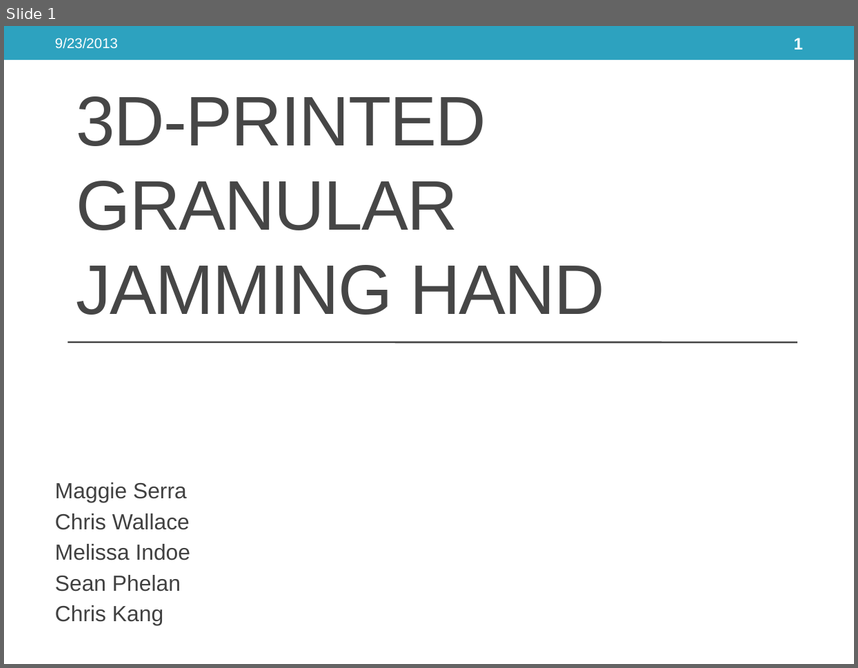
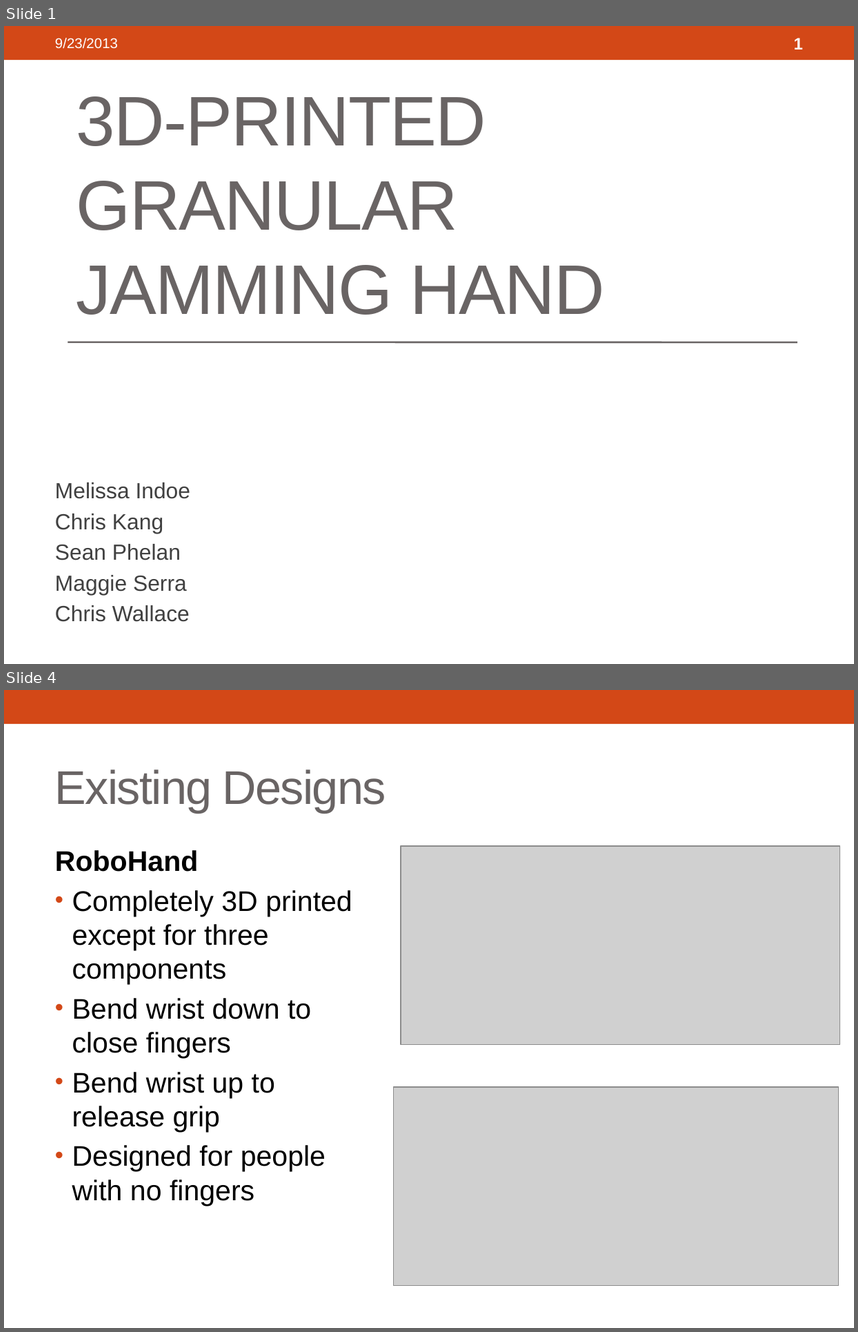
Before and after one commit to 3D-Printed-Granular-Jamming-Hand/3d-printed-granular-jamming-hand, a slide deck: ProgressReports/Presentation 1 Segments/3d-Printed Granular Jamming Hand.pptx. Shown one above the other, each under a label of ours: slide 1 before the commit, slides 1 and 4 after it; the slides between them are not shown. The pictures are 858x668 and 858x1332 pixels, drawn with LibreOffice and Linux fonts; fonts in the diff are those of the drawing; grey boxes stand for pictures. Boxes give left, top, right and bottom in pixels: in the first picture for what was removed or moved away, otherwise in the second. Text is boxed around its words. In the diff, an @@ line names an element or a change of style, - is before the commit and + after.

```diff
--- a/ProgressReports/Presentation 1 Segments/3d-Printed Granular Jamming Hand.pptx
+++ b/ProgressReports/Presentation 1 Segments/3d-Printed Granular Jamming Hand.pptx
@@ slide 4 added at bbox=[4, 690, 854, 1328], background #FFFFFF; not listed: 1 template element that a slide beside it also shows @@
@@ title added at bbox=[55, 769, 386, 813], 40 pt, text #696464 @@
+Existing Designs
@@ text added at bbox=[55, 850, 352, 1205], 24 pt, text #000000 @@
+RoboHand
+• Completely 3D printed except for three components
+• Bend wrist down to close fingers
+• Bend wrist up to release grip
+• Designed for people with no fingers
@@ picture added at bbox=[401, 845, 840, 1044] @@
@@ picture added at bbox=[393, 1087, 838, 1285] @@
@@ slide 1 changed as well @@
@@ rectangle at bbox=[4, 26, 854, 60]: fill #2DA2BF to #D34817 @@
@@ title "3D-PRINTED GRANULAR JAMMING HAND" at bbox=[76, 96, 605, 314]: text colour #464646 to #696464 @@
@@ line (67, 342) - (797, 342): stroke #464646 1.5 pt to #696464 1.5 pt @@
@@ subtitle at bbox=[55, 482, 191, 560]: paragraphs added @@
+Melissa Indoe
+Chris Kang
+Sean Phelan
@@ subtitle at bbox=[55, 544, 191, 626]: paragraphs removed @@
-Melissa Indoe
-Sean Phelan
-Chris Kang
```
Also in this commit, not shown: 12 other slides changed, 15 other slides added.
